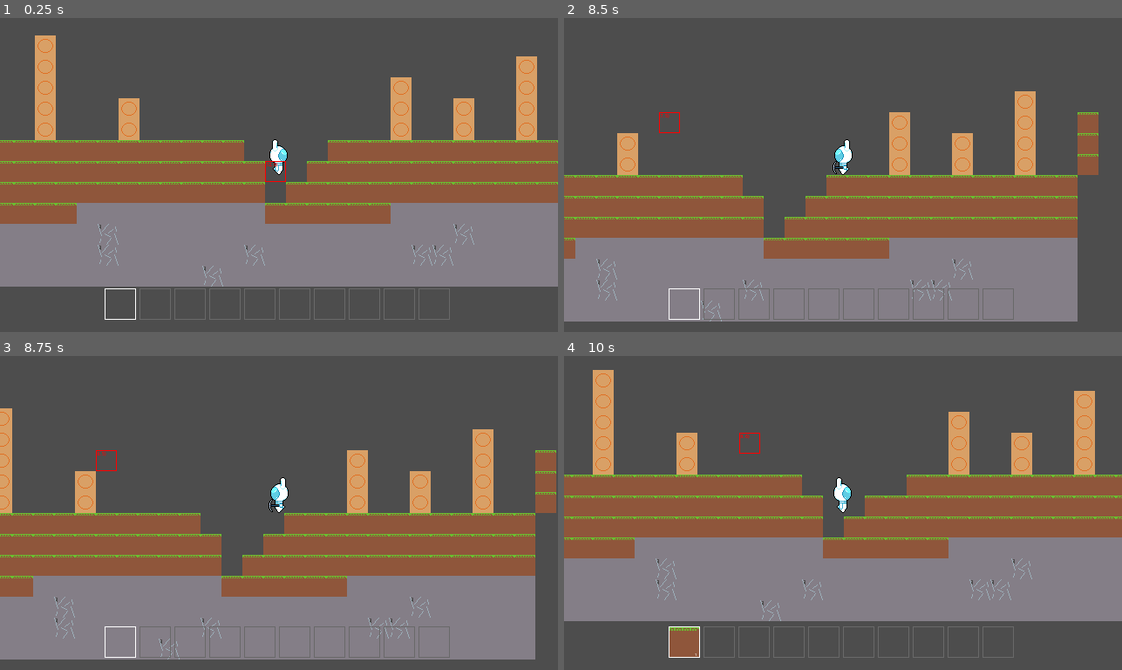
Above: before the commit, frames 1-4 (two rows, left to right).
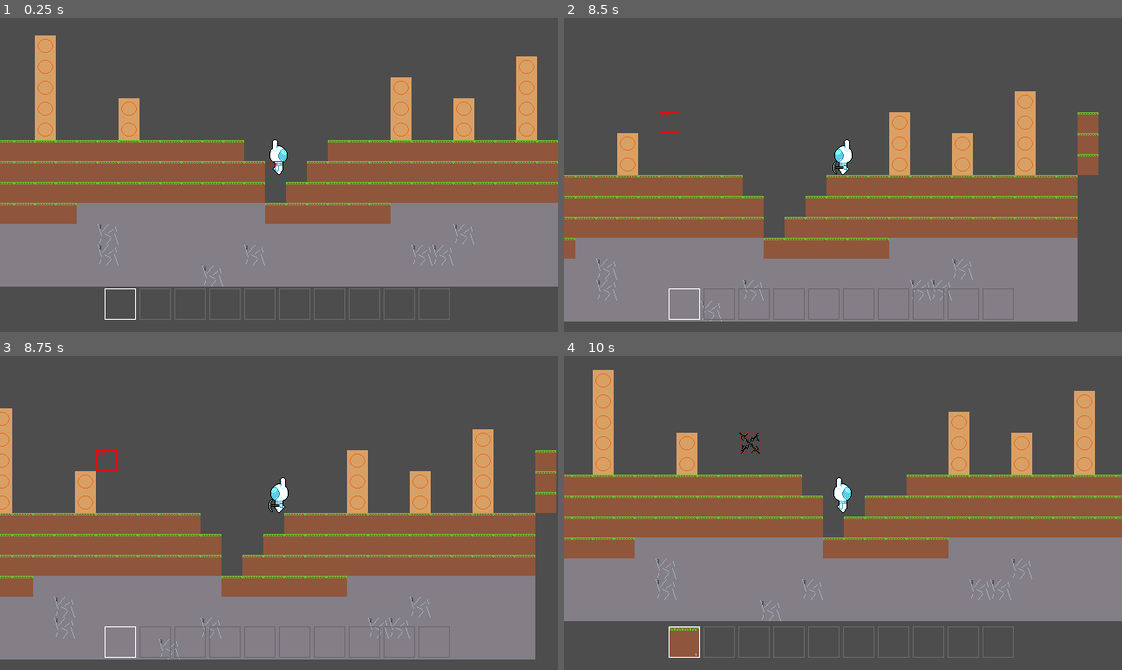
Above: after the commit, the same moments.

Repository: GriffinRio/Game-likeJam10
Game: Godot game, scene res://main.tscn
Same seed, same stepped clock (60 frames per second), same inputs: the game is played once before the commit and once after it.
Inputs (mouse positions are in pixels of both pictures, inside the frame that each line leads up to):
- Up to frame 1 (0.25 s): no input
- Up to frame 2 (8.5 s): move the mouse to (815, 237) at 0.52 s; press the mouse at (815, 237) at 0.53 s; hold D (Move_Right) 0.53-2.03 s; tap W (Jump) at 0.77, 1.52, 3.02, 3.77, 4.52, 6.02, 6.77, 7.52 s; move the mouse to (1010, 222) at 1.27 s; release the mouse at (1010, 222) at 1.28 s; tap 1 (Direct_Item_Switch) at 1.35 s; move the mouse to (675, 127) at 2.02 s; hold Right mouse button (Place) 2.03-2.78 s; hold A (Move_Left) 2.03-4.28 s; move the mouse to (870, 175) at 2.77 s; tap Mouse wheel down (Switch_Item_Down) at 2.85 s; move the mouse to (759, 96) at 3.52 s; hold Mouse wheel up (Switch_Item_Up) 3.53-4.28 s; move the mouse to (965, 159) at 4.27 s; hold D (Move_Right) 4.28-8.03 s; click (965, 159) at 4.35 s; move the mouse to (731, 190) at 5.02 s; hold 1 (Direct_Item_Switch) 5.03-5.78 s; move the mouse to (898, 105) at 5.77 s; right-click (898, 105) at 5.85 s; move the mouse to (815, 237) at 6.52 s; hold Mouse wheel down (Switch_Item_Down) 6.53-7.28 s; move the mouse to (1010, 222) at 7.27 s; tap Mouse wheel up (Switch_Item_Up) at 7.35 s; move the mouse to (675, 127) at 8.02 s; press the mouse at (675, 127) at 8.03 s; hold A (Move_Left) from 8.03 s (still down)
- Up to frame 3 (8.75 s): keep holding A (Move_Left)
- Up to frame 4 (10 s): move the mouse to (870, 513) at 8.77 s; release the mouse at (870, 513) at 8.78 s; tap 1 (Direct_Item_Switch) at 8.85 s; tap W (Jump) at 9.02, 9.77 s; move the mouse to (759, 434) at 9.52 s; release A (Move_Left) at 9.53 s; hold D (Move_Right) from 9.53 s (still down); hold Right mouse button (Place) from 9.53 s (still down)

Frames 1-3 are identical in both runs. In frame 4, less than 0.1% of the frame differs, in the area x 31-36%, y 24-32%.

Commit message:
Added a animation that plays while breaking a block

Diff:
--- a/gameLikeJam10/UI/highlight.gd
+++ b/gameLikeJam10/UI/highlight.gd
@@ -3,6 +3,7 @@
 
 @onready var panel: Panel = $Panel
 @onready var DEBUG_label: Label = $DEBUG_Label
+@onready var breaking_animation: AnimatedSprite2D = $BreakingAnimation
 
 # Called when the node enters the scene tree for the first time.
 func _ready() -> void:
@@ -23,3 +24,10 @@
 		panel.get_theme_stylebox("panel").border_color = Color.LAWN_GREEN
 	else:
 		panel.get_theme_stylebox("panel").border_color = Color.RED
+
+func breaking():
+	breaking_animation.play()
+
+func reset():
+	breaking_animation.stop()
+	breaking_animation.frame = 0
--- a/gameLikeJam10/UI/highlight.tscn
+++ b/gameLikeJam10/UI/highlight.tscn
@@ -1,6 +1,7 @@
 [gd_scene format=3 uid="uid://ci1r1205qqwnk"]
 
 [ext_resource type="Script" uid="uid://uw84mahxw5dm" path="res://UI/highlight.gd" id="1_x3h2j"]
+[ext_resource type="Texture2D" uid="uid://5a6h3xll2qui" path="res://Assets/Art/minecraft_block_breaking.png" id="2_5aymv"]
 
 [sub_resource type="StyleBoxFlat" id="StyleBoxFlat_t8slr"]
 bg_color = Color(0.60038817, 0.60038817, 0.60038817, 0)
@@ -13,6 +14,63 @@
 [sub_resource type="LabelSettings" id="LabelSettings_anydf"]
 font_size = 5
 font_color = Color(1, 0, 0, 1)
+
+[sub_resource type="AtlasTexture" id="AtlasTexture_2ccdl"]
+atlas = ExtResource("2_5aymv")
+region = Rect2(0, 0, 24, 24)
+
+[sub_resource type="AtlasTexture" id="AtlasTexture_7idlv"]
+atlas = ExtResource("2_5aymv")
+region = Rect2(24, 0, 24, 24)
+
+[sub_resource type="AtlasTexture" id="AtlasTexture_5sbww"]
+atlas = ExtResource("2_5aymv")
+region = Rect2(48, 0, 24, 24)
+
+[sub_resource type="AtlasTexture" id="AtlasTexture_bfiaa"]
+atlas = ExtResource("2_5aymv")
+region = Rect2(72, 0, 24, 24)
+
+[sub_resource type="AtlasTexture" id="AtlasTexture_xlqnb"]
+atlas = ExtResource("2_5aymv")
+region = Rect2(96, 0, 24, 24)
+
+[sub_resource type="AtlasTexture" id="AtlasTexture_25nid"]
+atlas = ExtResource("2_5aymv")
+region = Rect2(120, 0, 24, 24)
+
+[sub_resource type="AtlasTexture" id="AtlasTexture_ibsum"]
+atlas = ExtResource("2_5aymv")
+region = Rect2(144, 0, 24, 24)
+
+[sub_resource type="SpriteFrames" id="SpriteFrames_x3h2j"]
+animations = [{
+"frames": [{
+"duration": 1.0,
+"texture": SubResource("AtlasTexture_2ccdl")
+}, {
+"duration": 1.0,
+"texture": SubResource("AtlasTexture_7idlv")
+}, {
+"duration": 1.0,
+"texture": SubResource("AtlasTexture_5sbww")
+}, {
+"duration": 1.0,
+"texture": SubResource("AtlasTexture_bfiaa")
+}, {
+"duration": 1.0,
+"texture": SubResource("AtlasTexture_xlqnb")
+}, {
+"duration": 1.0,
+"texture": SubResource("AtlasTexture_25nid")
+}, {
+"duration": 1.0,
+"texture": SubResource("AtlasTexture_ibsum")
+}],
+"loop": true,
+"name": &"Breaking",
+"speed": 5.0
+}]
 
 [node name="Highlight" type="Control" unique_id=1303803340]
 layout_mode = 3
@@ -35,3 +93,8 @@
 offset_right = 19.0
 offset_bottom = 7.0
 label_settings = SubResource("LabelSettings_anydf")
+
+[node name="BreakingAnimation" type="AnimatedSprite2D" parent="." unique_id=1149157191]
+position = Vector2(12, 12)
+sprite_frames = SubResource("SpriteFrames_x3h2j")
+animation = &"Breaking"
--- a/gameLikeJam10/main.gd
+++ b/gameLikeJam10/main.gd
@@ -37,6 +37,7 @@
 func _on_player_destroy_block() -> void:
 	if(valid_interactable_distance):
 		tile_map.destroy_block(mouse_position)
+		highlight.breaking()
 	else:
 		push_warning("Tile not in range of player")
 
Binary file added: gameLikeJam10/Assets/Art/minecraft_block_breaking.png
Not shown, added: gameLikeJam10/Assets/Art/minecraft_block_breaking.png.import
